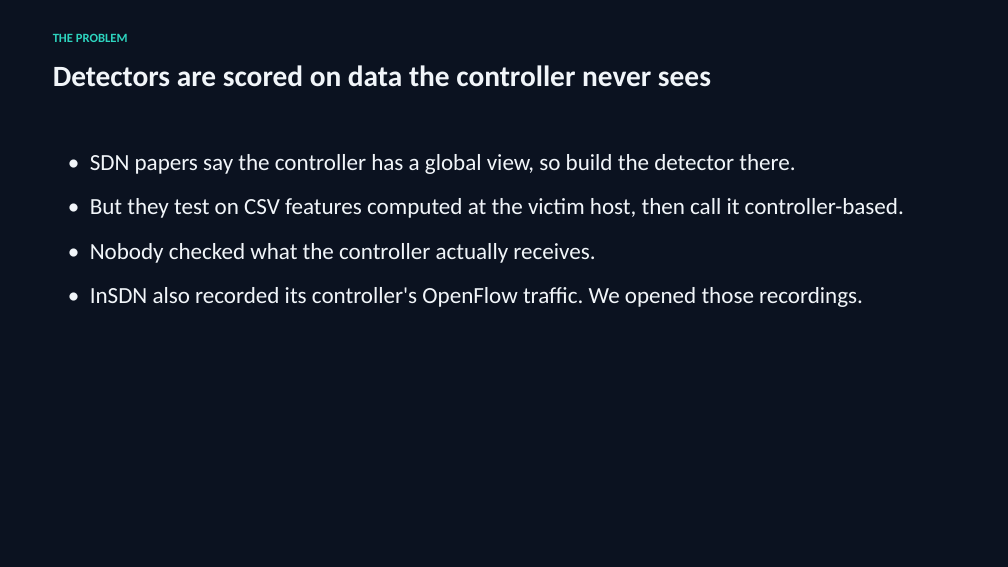
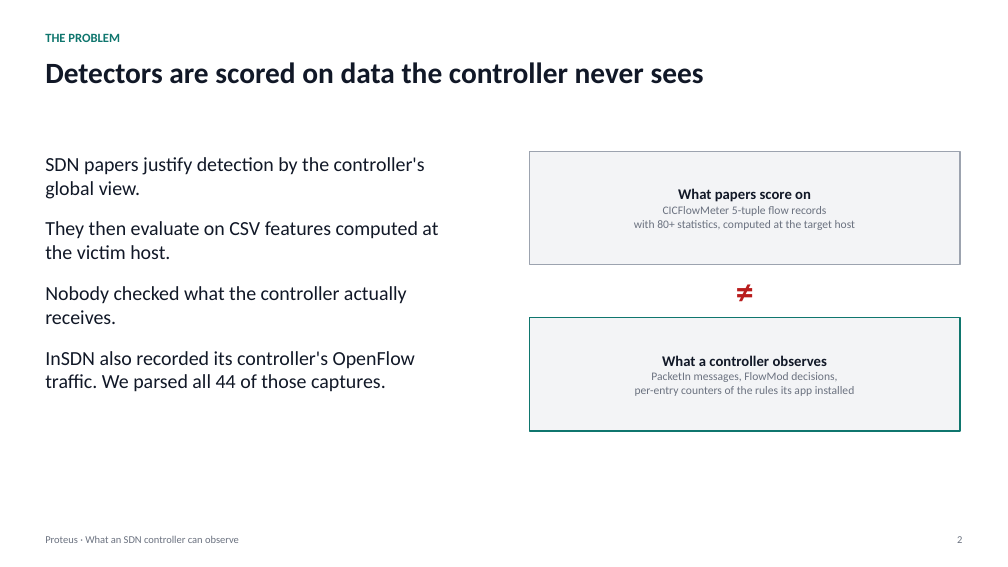
Before and after one commit to adhyan-jain/Proteus, a slide deck: slide 2 of research/insdn_controller/PRESENTATION.pptx. Drawn at 1008x567 pixels with LibreOffice and Linux fonts; fonts in the diff are those of the drawing. Boxes give left, top, right and bottom in pixels: in the first picture for what was removed or moved away, otherwise in the second. Text is boxed around its words. In the diff, an @@ line names an element or a change of style, - is before the commit and + after.

```diff
--- a/research/insdn_controller/PRESENTATION.pptx
+++ b/research/insdn_controller/PRESENTATION.pptx
@@ background #0B1220 to #FFFFFF @@
@@ text "Detectors are scored on data ..." at bbox=[45, 62, 704, 84]: text colour #F1F5F9 to #111827 @@
@@ text "THE PROBLEM" at bbox=[45, 33, 120, 42]: text colour #2DD4BF to #0F766E @@
@@ text at bbox=[45, 157, 438, 392]: text changed; size 22 to 19 pt; text colour #F1F5F9 to #111827 @@
-• SDN papers say the controller has a global view, so build the detector there.
-• But they test on CSV features computed at the victim host, then call it controller-based.
-• Nobody checked what the controller actually receives.
-• InSDN also recorded its controller's OpenFlow traffic. We opened those recordings.
+SDN papers justify detection by the controller's global view.
+They then evaluate on CSV features computed at the victim host.
+Nobody checked what the controller actually receives.
+InSDN also recorded its controller's OpenFlow traffic. We parsed all 44 of those captures.
@@ rectangle added at bbox=[529, 151, 960, 265], fill #F3F4F6, outline #9CA3AF 1.25 pt, 11 pt, text #6B7280 @@
+What papers score on
+CICFlowMeter 5-tuple flow records
+with 80+ statistics, computed at the target host
@@ text added at bbox=[722, 268, 768, 314], 34 pt, text #B91C1C, bold @@
+≠
@@ rectangle added at bbox=[529, 318, 960, 431], fill #F3F4F6, outline #0F766E 1.25 pt, 11 pt, text #6B7280 @@
+What a controller observes
+PacketIn messages, FlowMod decisions,
+per-entry counters of the rules its app installed
@@ text added at bbox=[45, 536, 239, 543], 10 pt, text #6B7280 @@
+Proteus · What an SDN controller can observe
@@ text added at bbox=[957, 536, 962, 543], 10 pt, text #6B7280 @@
+2
```
Also in this commit, not shown: 4 other slides changed, 10 slides added, 7 slides removed, 1 other file.
